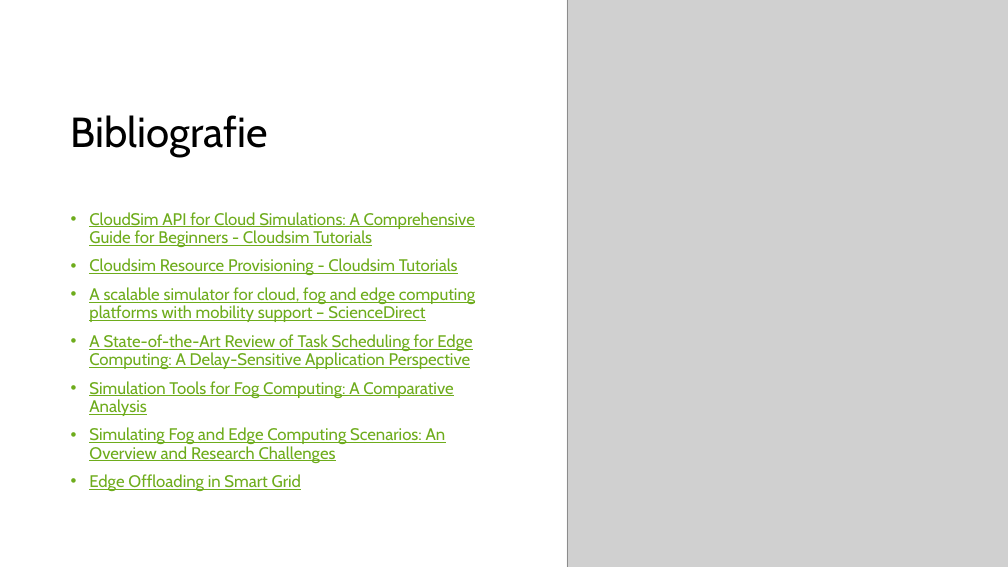
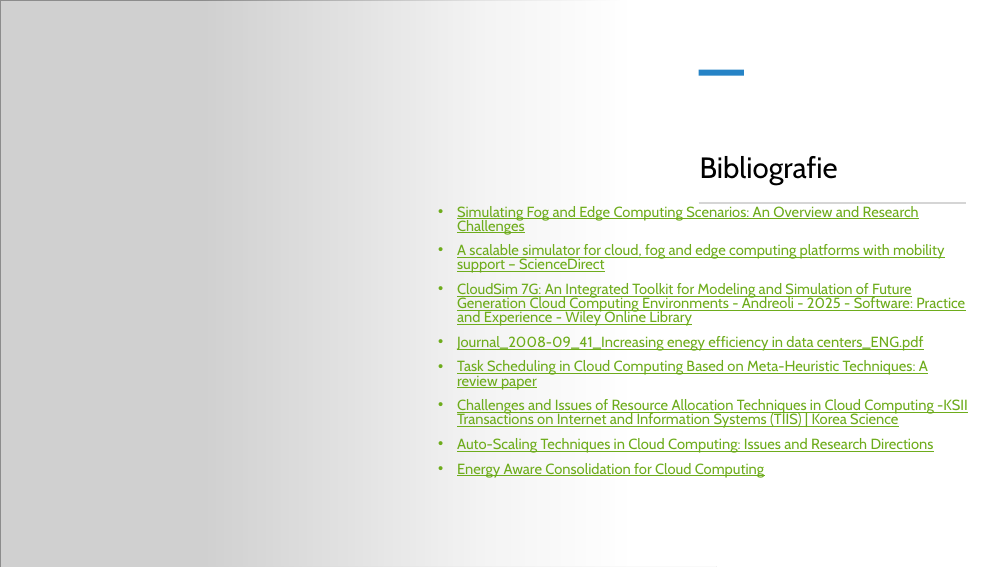
Before and after one commit to TaniaCarina/SchedCloud, a slide deck: slide 19 of prezentare.pptx (slide 18 before the commit). Drawn at 1008x567 pixels with LibreOffice and Linux fonts; fonts in the diff are those of the drawing; grey boxes stand for pictures. Boxes give left, top, right and bottom in pixels: in the first picture for what was removed or moved away, otherwise in the second. Text is boxed around its words. In the diff, an @@ line names an element or a change of style, - is before the commit and + after.

```diff
--- a/prezentare.pptx
+++ b/prezentare.pptx
@@ picture: place and size @@
-picture at [567, 0, 1008, 567]
+picture at [0, 0, 717, 567]
@@ rectangle added at [201, 0, 1008, 567], fill gradient #FFFFFF @@
@@ rectangle added at [699, 70, 744, 76], fill #2683C6 @@
@@ title "Bibliografie": place and size @@
-title "Bibliografie" at [71, 115, 268, 157]
+title "Bibliografie" at [700, 156, 838, 185]
@@ title "Bibliografie" at [700, 156, 838, 185]: size 40 to 28 pt; vertical alignment middle to bottom @@
@@ text "Simulating Fog and Edge Computing ...": place and size @@
-text "Simulating Fog and Edge Computing ..." at [89, 212, 475, 491]
+text "Simulating Fog and Edge Computing ..." at [457, 206, 968, 478]
@@ text "Simulating Fog and Edge Computing ..." at [457, 206, 968, 478]: vertical alignment middle to top @@
@@ text at [457, 206, 919, 235]: text changed; size 16 to 14 pt @@
-• CloudSim API for Cloud Simulations: A Comprehensive Guide for Beginners - Cloudsim Tutorials
-• Cloudsim Resource Provisioning - Cloudsim Tutorials
+• Simulating Fog and Edge Computing Scenarios: An Overview and Research Challenges
@@ rectangle added at [699, 202, 965, 203], fill #D5D5D5, outline #D5D5D5 0.25 pt @@
@@ text at [457, 244, 944, 273]: size 16 to 14 pt in "A scalable simulator for cloud, fog and ..."; line spacing 0.9 to 0.8 @@
@@ text at [457, 283, 968, 478]: text changed; size 16 to 14 pt @@
-• A State-of-the-Art Review of Task Scheduling for Edge Computing: A Delay-Sensitive Application Perspective
-• Simulation Tools for Fog Computing: A Comparative Analysis
-• Simulating Fog and Edge Computing Scenarios: An Overview and Research Challenges
-• Edge Offloading in Smart Grid
+• CloudSim 7G: An Integrated Toolkit for Modeling and Simulation of Future Generation Cloud Computing Environments - Andreoli - 2025 - Software: Practice and Experience - Wiley Online Library
+• Journal_2008-09_41_Increasing enegy efficiency in data centers_ENG.pdf
+• Task Scheduling in Cloud Computing Based on Meta-Heuristic Techniques: A review paper
+• Challenges and Issues of Resource Allocation Techniques in Cloud Computing -KSII Transactions on Internet and Information Systems (TIIS) | Korea Science
+• Auto-Scaling Techniques in Cloud Computing: Issues and Research Directions
+• Energy Aware Consolidation for Cloud Computing
```
Also in this commit, not shown: 7 other slides changed, 2 slides added, 1 slide removed, 40 other files.
